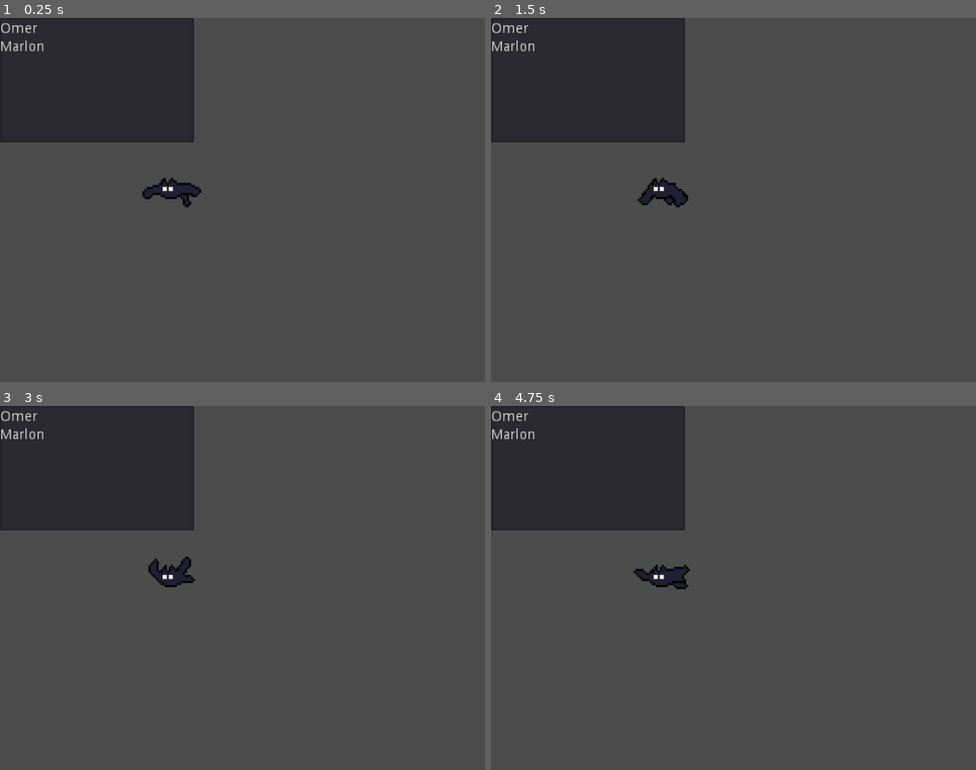
Above: before the commit, frames 1-4 (two rows, left to right).
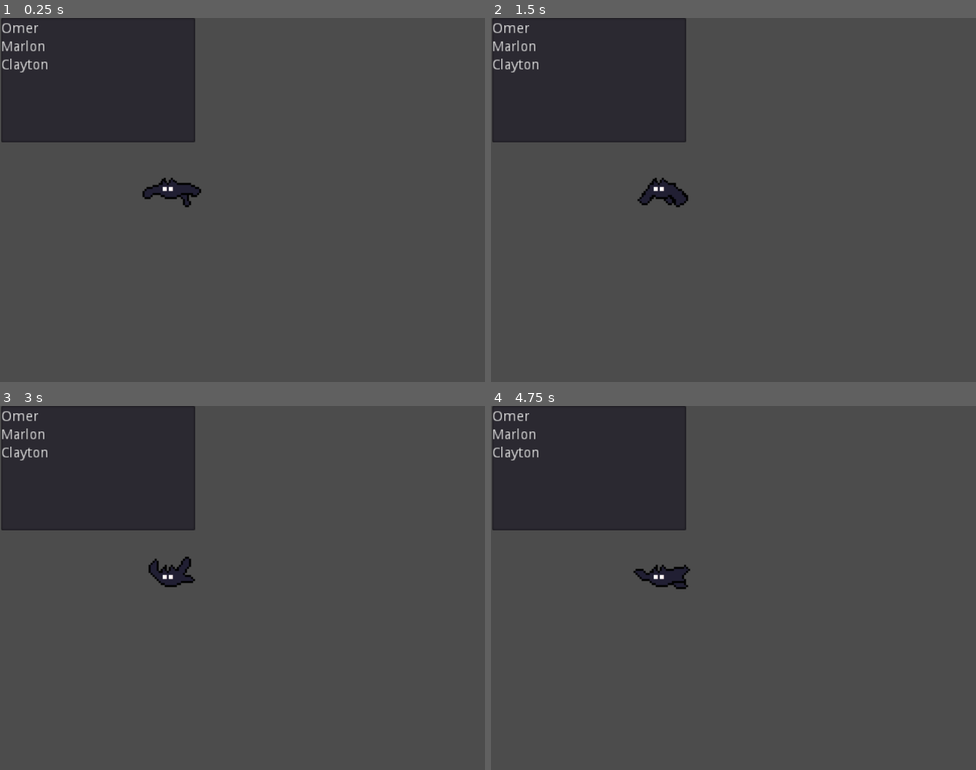
Above: after the commit, the same moments.

Repository: SpookyBois-UTD/Untitled-Skeleton-Game
Game: Godot game, scene res://1.tscn
The game is run twice, just before and just after one commit, with the same random seed, the same clock (stepped at 60 frames per second) and the same inputs.
Inputs:
- Up to frame 1 (0.25 s): no input
- Up to frame 2 (1.5 s): no input
- Up to frame 3 (3 s): no input
- Up to frame 4 (4.75 s): no input

The runs differ from the first frame. In frame 1, 0.5% of the frame differs, in the area x 0-41%, y 0-35%; in frame 2, 0.5%; in frame 3, 0.5%; in frame 4, 0.5%.

Commit message:
Added name onto the label

Diff:
--- a/1.tscn
+++ b/1.tscn
@@ -33,10 +33,12 @@
 anims/BatFlying = SubResource( 1 )
 
 [node name="TextEdit" type="TextEdit" parent="."]
-margin_right = 192.0
+margin_left = 1.0
+margin_right = 193.0
 margin_bottom = 123.0
 text = "Omer
-Marlon"
+Marlon
+Clayton"
 __meta__ = {
 "_edit_use_anchors_": false
 }
